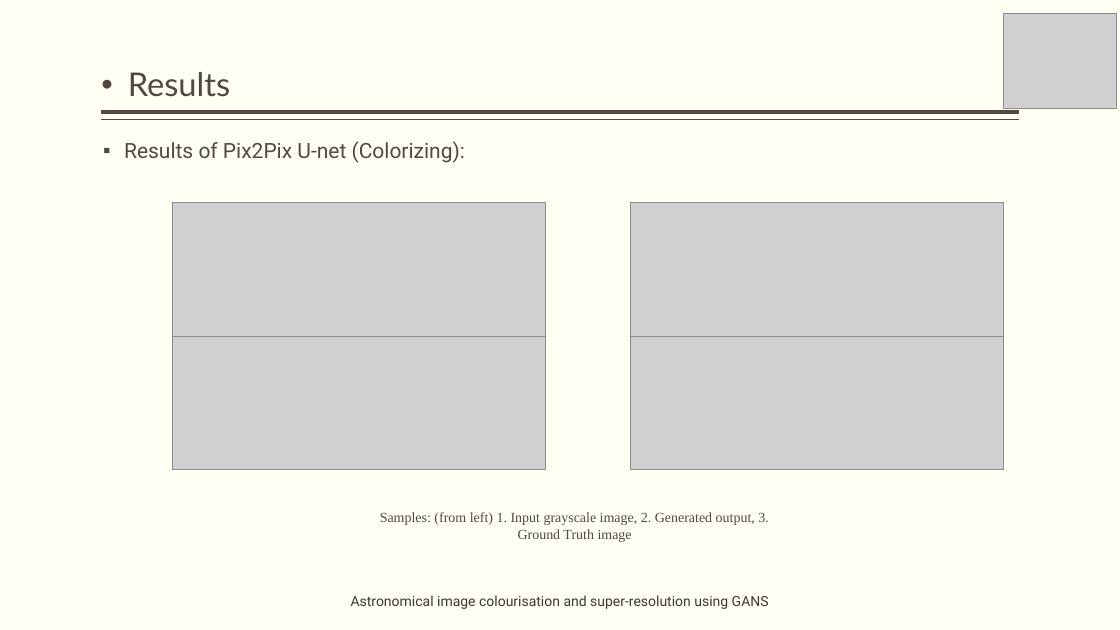
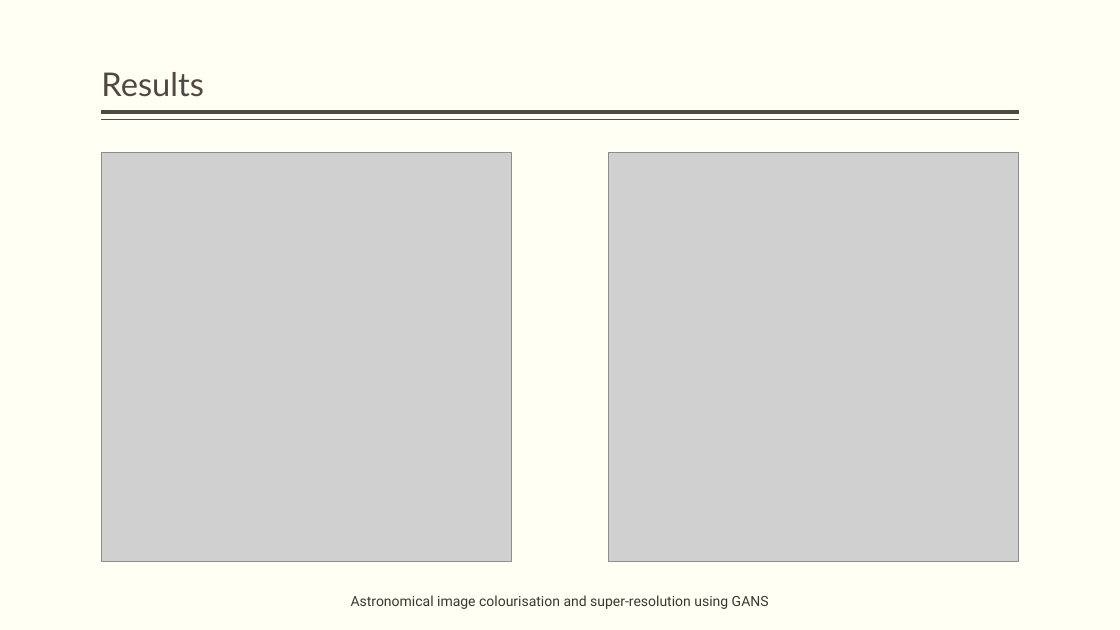
Before and after one commit to obi-wan-shinobi/Literature-Review, a slide deck: slide 15 of Presentation/Stage_2/stage_2_presentation.pptx (slide 10 before the commit). Drawn at 1120x630 pixels with LibreOffice and Linux fonts; fonts in the diff are those of the drawing; grey boxes stand for pictures. Boxes give left, top, right and bottom in pixels: in the first picture for what was removed or moved away, otherwise in the second. Text is boxed around its words. In the diff, an @@ line names an element or a change of style, - is before the commit and + after.

```diff
--- a/Presentation/Stage_2/stage_2_presentation.pptx
+++ b/Presentation/Stage_2/stage_2_presentation.pptx
@@ title "Results" at <box>101,72,203,97</box>: bullet • to none; line spacing 1.15 to 0.9; less space between paragraphs @@
@@ picture removed at <box>1003,13,1117,108</box> @@
@@ text removed at <box>124,141,465,163</box> @@
-▪ Results of Pix2Pix U-net (Colorizing):
@@ picture added at <box>102,152,512,562</box> @@
@@ picture added at <box>608,152,1018,562</box> @@
@@ picture removed at <box>173,202,546,336</box> @@
@@ picture removed at <box>630,202,1003,336</box> @@
@@ picture removed at <box>173,336,546,470</box> @@
@@ picture removed at <box>630,336,1003,470</box> @@
@@ text removed at <box>380,512,768,542</box> @@
-Samples: (from left) 1. Input grayscale image, 2. Generated output, 3. Ground Truth image
```
Also in this commit, not shown: 6 other slides changed, 14 slides added, 43 other files.
